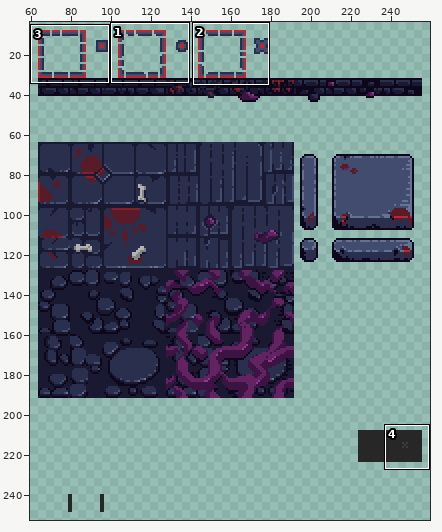
Edited in one commit: pixel-art file (core/assets/ase/biome_4.ase). Above, an overview of the earlier version with the close-up marked.
Close-up. The starting point:
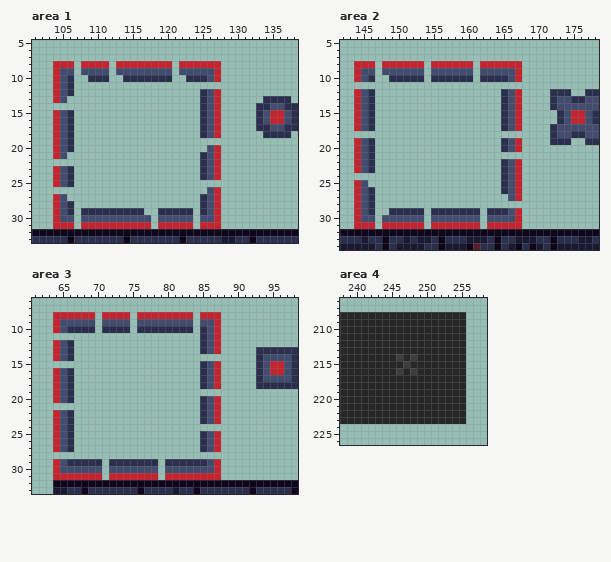
320x256 pixels, 1 frame. Shown: area 1: x 101..138, y 5..33; area 2: x 142..178, y 5..34; area 3: x 61..98, y 6..33; area 4: x 238..258, y 206..226. The wide view leaves out empty margins.
After:
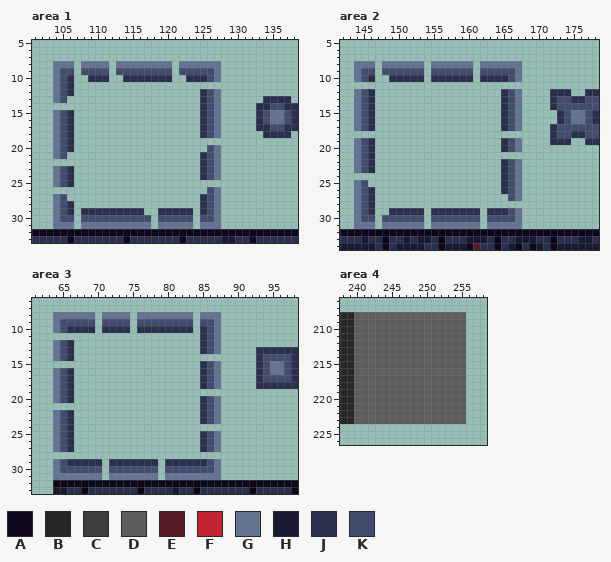
Palette (. is transparent): A #0e071b  B #272727  C #3d3d3d  D #5d5d5d  E #571c27  F #c42430  G #657392  H #1a1932  J #2a2f4e  K #424c6e
Message: Biome assets exported, implemented new biome levels
The edit:
Changed rows in their new state; - is an unchanged pixel.
Area 1, layer "tiles":
first column x 104:
 8 GGG-GGGG-GGGGGGGG-GGGGGG---------
 9 G----------------------G---------
10 G----------------------G---------
11 G--------------------------------
12 G----------------------G---------
13 G----------------------G---------
14 -----------------------G---------
15 G----------------------G-------GG
16 G----------------------G-------GG
17 G----------------------G---------
18 G----------------------G---------
19 G--------------------------------
20 G----------------------G---------
21 G----------------------G---------
22 -----------------------G---------
23 G----------------------G---------
24 G----------------------G---------
25 G--------------------------------
26 -----------------------G---------
27 G----------------------G---------
28 G----------------------G---------
29 G----------------------G---------
30 G----------------------G---------
31 GGG-GGGGGGGGGG-GGGGG-GGG---------
Area 2, layer "tiles":
first column x 144:
 8 GGG-GGGGGG-GGGGGG-GGGGGG---------
 9 G----------------------G---------
10 G----------------------G---------
12 G----------------------G---------
13 G----------------------G---------
14 G----------------------G---------
15 G----------------------G-------GG
16 G----------------------G-------GG
17 G----------------------G---------
19 G----------------------G---------
20 G----------------------G---------
21 G--------------------------------
22 G----------------------G---------
23 G----------------------G---------
24 -----------------------G---------
25 G----------------------G---------
26 G----------------------G---------
27 G----------------------G---------
28 G--------------------------------
29 G----------------------G---------
30 G----------------------G---------
31 GGG-GGGGGG-GGGGGGG-GGGGG---------
Area 3, layer "tiles":
first column x 64:
 8 GGGGGG-GGGG-GGGGGGGG-GGG---------
 9 G----------------------G---------
10 G----------------------G---------
11 -----------------------G---------
12 G----------------------G---------
13 G----------------------G---------
14 G--------------------------------
15 -----------------------G-------GG
16 G----------------------G-------GG
17 G----------------------G---------
18 G----------------------G---------
19 G--------------------------------
20 G----------------------G---------
21 -----------------------G---------
22 G----------------------G---------
23 G----------------------G---------
24 G--------------------------------
25 G----------------------G---------
26 G----------------------G---------
27 G----------------------G---------
29 G----------------------G---------
30 G----------------------G---------
31 GGGGGGG-GGGGGGG-GGGGGGGG---------
Area 4, layer "tiles":
first column x 240:
208 DDDDDDDDDDDDDDDD
209 DDDDDDDDDDDDDDDD
210 DDDDDDDDDDDDDDDD
211 DDDDDDDDDDDDDDDD
212 DDDDDDDDDDDDDDDD
213 DDDDDDDDDDDDDDDD
214 DDDDDDDDDDDDDDDD
215 DDDDDDDDDDDDDDDD
216 DDDDDDDDDDDDDDDD
217 DDDDDDDDDDDDDDDD
218 DDDDDDDDDDDDDDDD
219 DDDDDDDDDDDDDDDD
220 DDDDDDDDDDDDDDDD
221 DDDDDDDDDDDDDDDD
222 DDDDDDDDDDDDDDDD
223 DDDDDDDDDDDDDDDD
